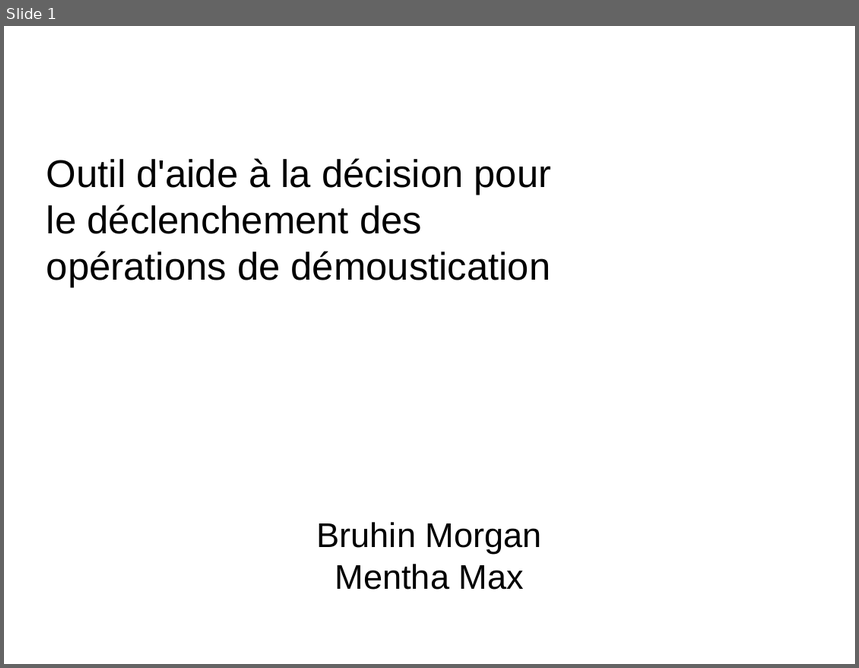
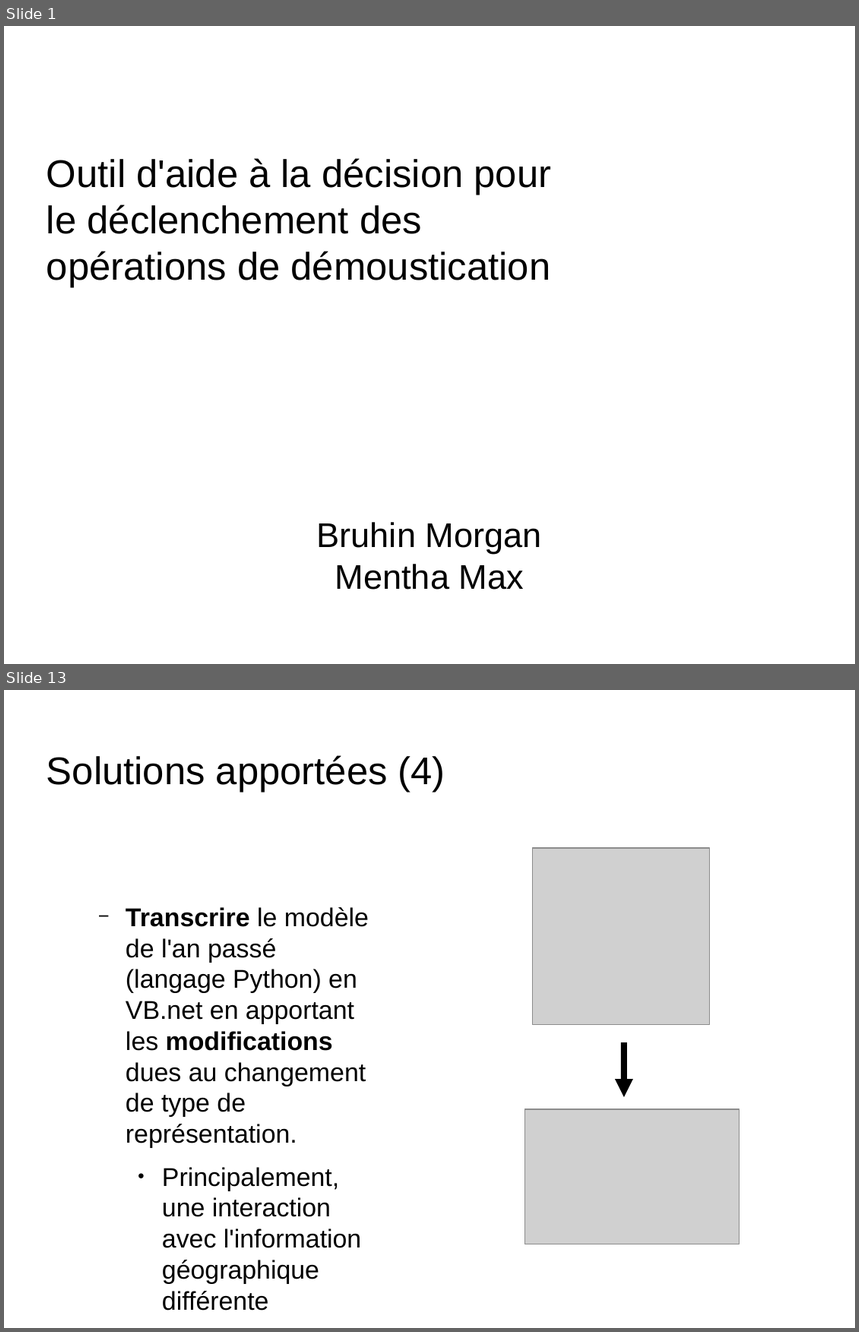
Before and after one commit to nesta7/designProject, a slide deck: presentation_6_juin_Broc.odp. Shown one above the other, each under a label of ours: slide 1 before the commit, slides 1 and 13 after it; the slides between them are not shown. The pictures are 859x668 and 859x1332 pixels, drawn with LibreOffice and Linux fonts; fonts in the diff are those of the drawing; grey boxes stand for pictures; background and template pictures are left out. Boxes give left, top, right and bottom in pixels: in the first picture for what was removed or moved away, otherwise in the second. Text is boxed around its words. In the diff, an @@ line names an element or a change of style, - is before the commit and + after.

```diff
--- a/presentation_6_juin_Broc.odp
+++ b/presentation_6_juin_Broc.odp
@@ slide 13 added at [4, 690, 855, 1328], background picture (left out) @@
@@ title added at [47, 755, 446, 792], 36 pt, text #000000 @@
+Solutions apportées (4)
@@ picture added at [533, 848, 710, 1025] @@
@@ text added at [126, 907, 369, 1311], 24.1 pt, text #000000 @@
+  − Transcrire le modèle de l'an passé (langage Python) en VB.net en apportant les modifications dues au changement de type de représentation.
+    ● Principalement, une interaction avec l'information géographique différente
@@ arrow added from (624, 1043) to (624, 1098), #000000 5.67 pt @@
@@ picture added at [525, 1110, 740, 1245] @@
```
Also in this commit, not shown: 7 slides changed, 7 other slides added, 1 slide removed.
